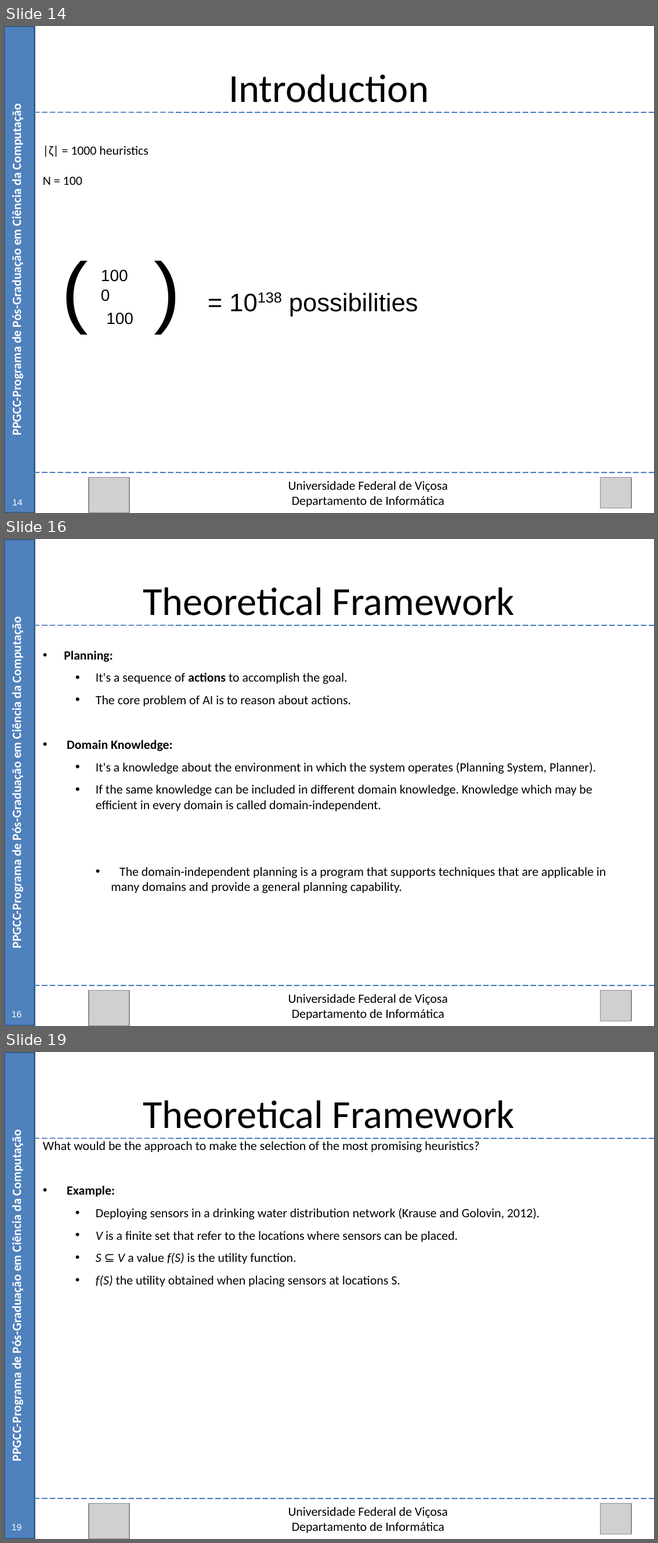
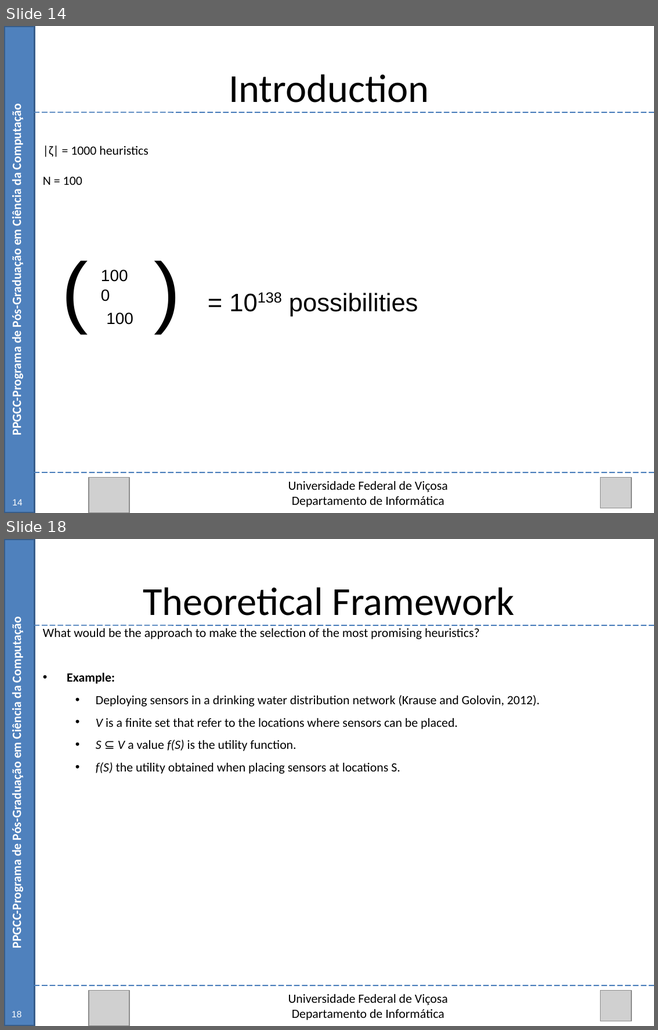
Before and after one commit to Marvinsky/research-marvin, a slide deck: latex/odp/selection heuristics.odp. Shown one above the other, each under a label of ours: slides 14, 16 and 19 before the commit, slides 14 and 18 after it; the slides between them are not shown. The pictures are 658x1543 and 658x1030 pixels, drawn with LibreOffice and Linux fonts; fonts in the diff are those of the drawing; grey boxes stand for pictures. Boxes give left, top, right and bottom in pixels: in the first picture for what was removed or moved away, otherwise in the second. Text is boxed around its words. In the diff, an @@ line names an element or a change of style, - is before the commit and + after.

```diff
--- a/latex/odp/selection heuristics.odp
+++ b/latex/odp/selection heuristics.odp
@@ slide 16 removed at box(4, 539, 654, 1026), background #FFFFFF @@
@@ rectangle removed at box(4, 539, 35, 1026) @@
@@ text removed at box(143, 587, 514, 616) @@
-Theoretical Framework
@@ text removed at box(9, 624, 25, 946) @@
-PPGCC-Programa de Pós-Graduação em Ciência da Computação
@@ line removed from (35, 625) to (654, 625) @@
@@ text removed at box(64, 650, 605, 893) @@
-• Planning:
-  • It's a sequence of actions to accomplish the goal.
-  • The core problem of AI is to reason about actions.
-• Domain Knowledge:
-  • It's a knowledge about the environment in which the system operates (Planning System, Planner).
-  • If the same knowledge can be included in different domain knowledge. Knowledge which may be efficient in every domain is called domain-independent.
-• The domain-independent planning is a program that supports techniques that are applicable in many domains and provide a general planning capability.
@@ line removed from (35, 986) to (654, 986) @@
@@ picture removed at box(89, 990, 129, 1026) @@
@@ picture removed at box(600, 990, 631, 1021) @@
@@ text removed at box(288, 994, 448, 1020) @@
-Universidade Federal de Viçosa
-Departamento de Informática
@@ page number removed at box(12, 1011, 21, 1017) @@
-16
@@ what was slide 19 is now slide 18 @@
```
Also in this commit, not shown: 3 slides changed.
